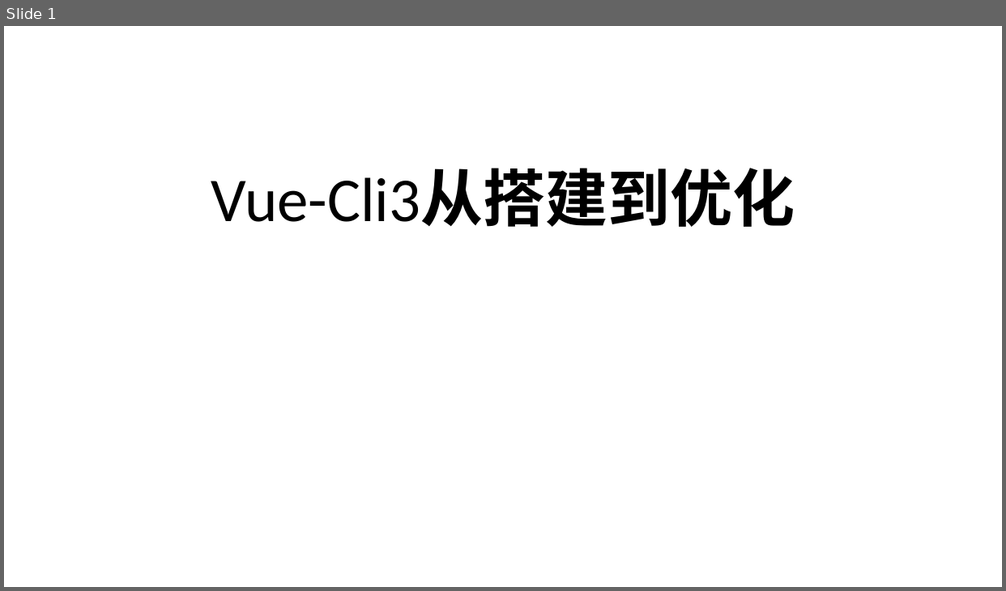
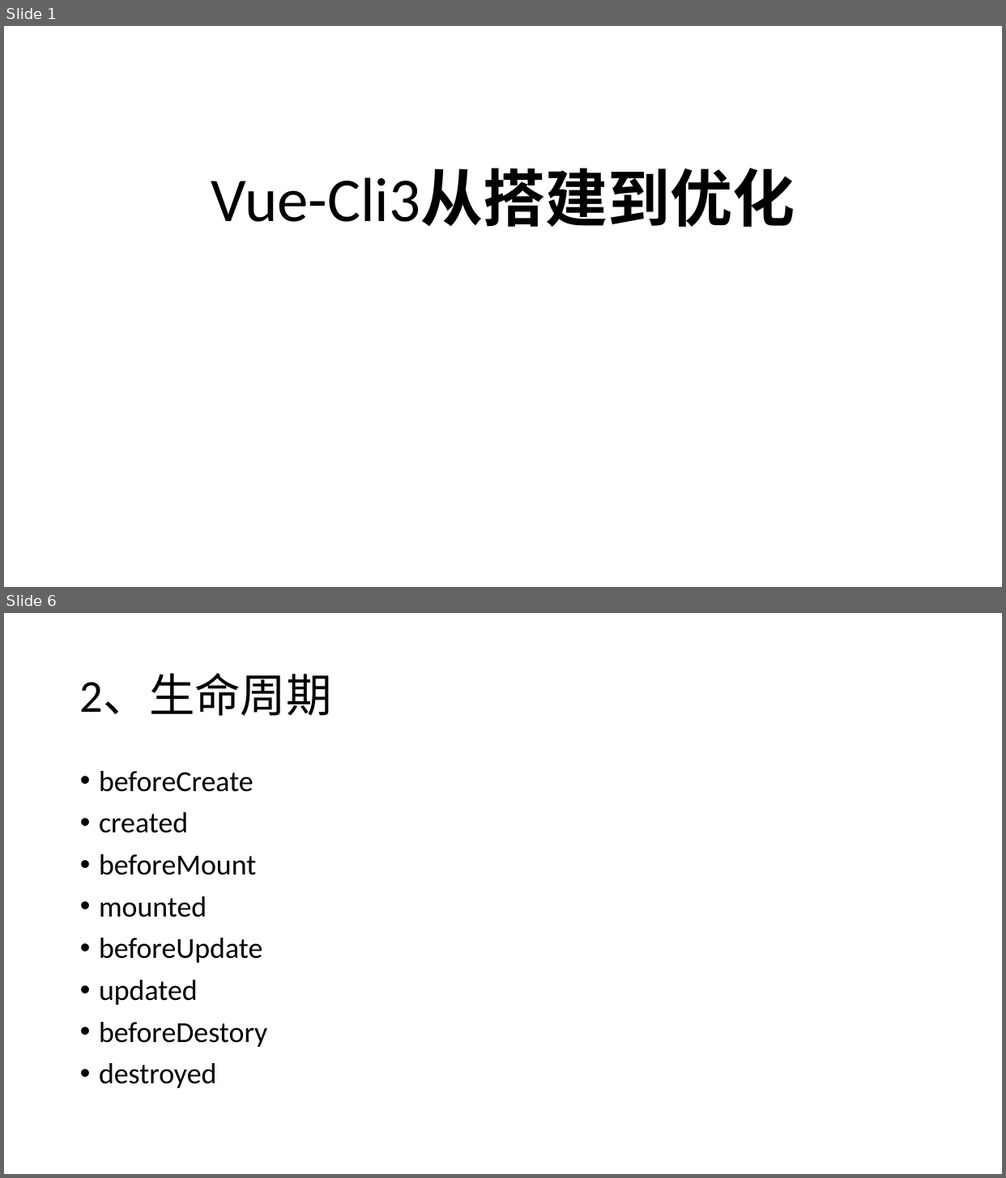
Before and after one commit to liwenxin-jam/vuecli3-starter, a slide deck: doc/vue-cli3.pptx. Shown one above the other, each under a label of ours: slide 1 before the commit, slides 1 and 6 after it; the slides between them are not shown. The pictures are 1006x591 and 1006x1178 pixels, drawn with LibreOffice and Linux fonts; fonts in the diff are those of the drawing. Boxes give left, top, right and bottom in pixels: in the first picture for what was removed or moved away, otherwise in the second. Text is boxed around its words. In the diff, an @@ line names an element or a change of style, - is before the commit and + after.

```diff
--- a/doc/vue-cli3.pptx
+++ b/doc/vue-cli3.pptx
@@ slide 6 added at (4, 613, 1002, 1174), background #FFFFFF @@
@@ title added at (80, 673, 332, 716), 44 pt, text #000000 @@
+2、生命周期
@@ text added at (99, 771, 267, 1088), 28 pt, text #000000 @@
+• beforeCreate
+• created
+• beforeMount
+• mounted
+• beforeUpdate
+• updated
+• beforeDestory
+• destroyed
```
Also in this commit, not shown: 14 slides changed, 2 other slides added, 6 other files.
